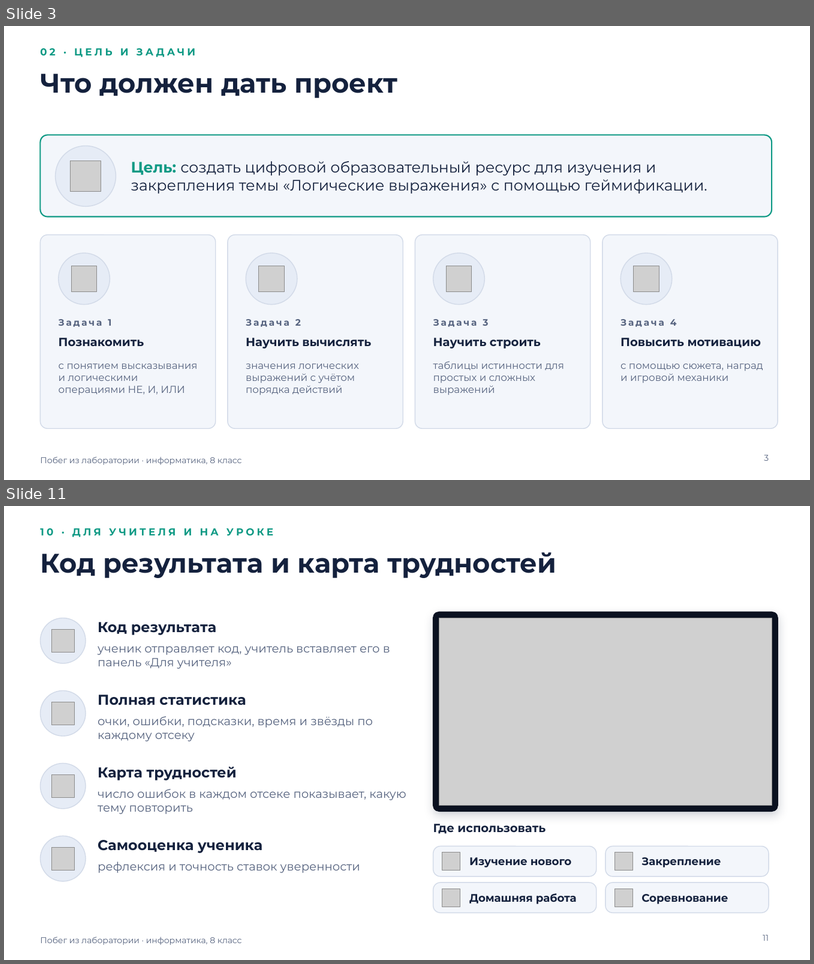
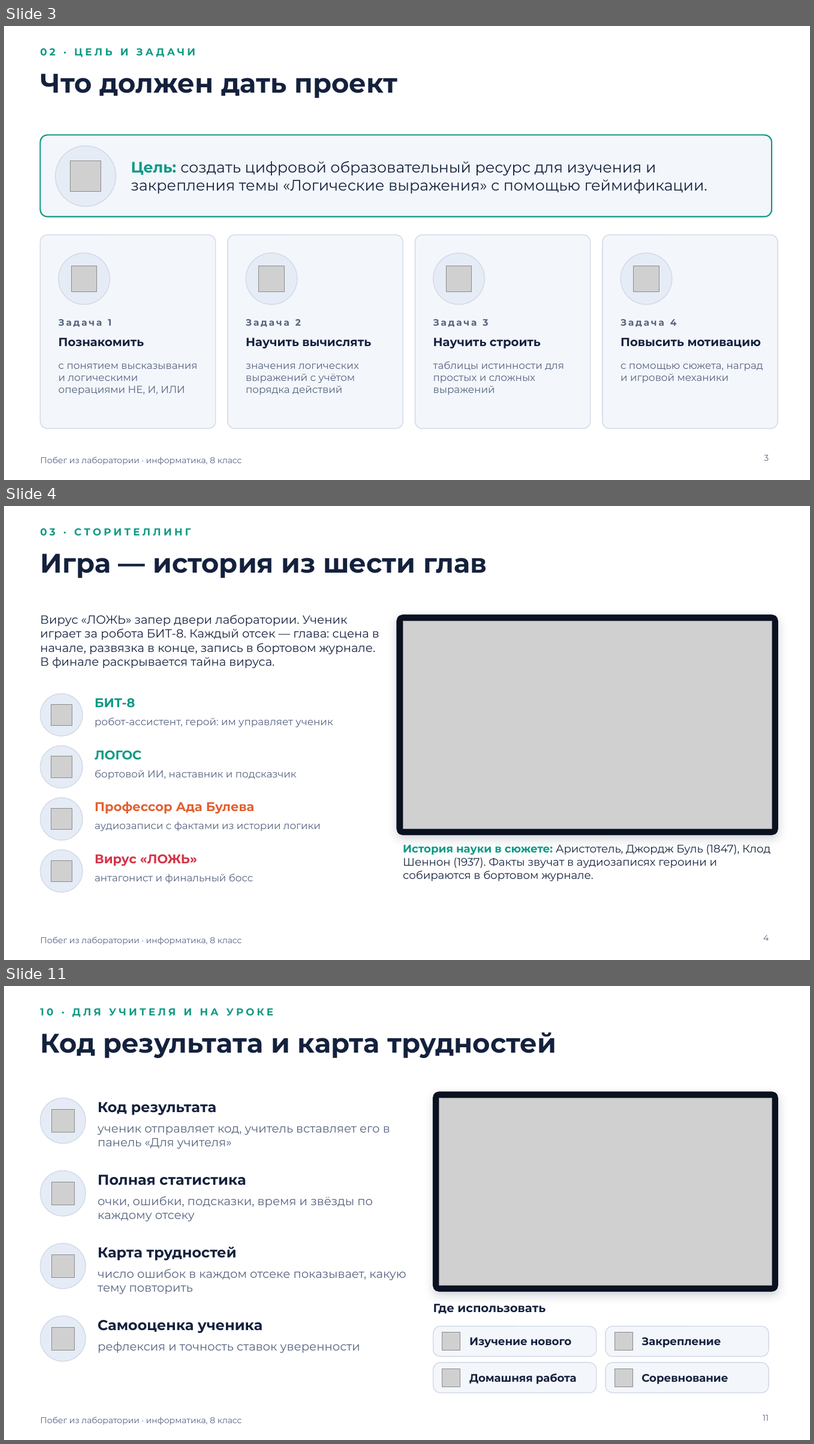
Before and after one commit to galiyabanum/logical, a slide deck: docs/Побег_из_лаборатории_презентация.pptx. Shown one above the other, each under a label of ours: slides 3 and 11 before the commit, slides 3, 4 and 11 after it; the slides between them are not shown. The pictures are 814x964 and 814x1444 pixels, drawn with LibreOffice and Linux fonts; fonts in the diff are those of the drawing; grey boxes stand for pictures. Boxes give left, top, right and bottom in pixels: in the first picture for what was removed or moved away, otherwise in the second. Text is boxed around its words. In the diff, an @@ line names an element or a change of style, - is before the commit and + after.

```diff
--- a/docs/Побег_из_лаборатории_презентация.pptx
+++ b/docs/Побег_из_лаборатории_презентация.pptx
@@ slide 4 added at bbox=[4, 506, 810, 960], background #FFFFFF; not listed: 1 template element that a slide beside it also shows @@
@@ text added at bbox=[40, 528, 191, 536], 12 pt, text #0E9984, bold @@
+03 · СТОРИТЕЛЛИНГ
@@ title added at bbox=[40, 553, 487, 578], 32 pt, text #14213D, bold @@
+Игра — история из шести глав
@@ text added at bbox=[40, 615, 380, 668], 14 pt, text #14213D @@
+Вирус «ЛОЖЬ» запер двери лаборатории. Ученик играет за робота БИТ-8. Каждый отсек — глава: сцена в начале, развязка в конце, запись в бортовом журнале. В финале раскрывается тайна вируса.
@@ rounded rectangle added at bbox=[397, 615, 779, 834], fill #0A1120, outline #0A1120 1 pt @@
@@ picture added at bbox=[403, 621, 772, 828] @@
@@ ellipse added at bbox=[40, 694, 83, 736], fill #E6ECF6, outline #D2DAE8 1 pt @@
@@ text added at bbox=[95, 698, 135, 708], 15 pt, text #0E9984, bold @@
+БИТ-8
@@ picture added at bbox=[51, 704, 72, 725] @@
@@ text added at bbox=[95, 717, 333, 727], 12 pt, text #56637F @@
+робот-ассистент, герой: им управляет ученик
@@ ellipse added at bbox=[40, 745, 83, 788], fill #E6ECF6, outline #D2DAE8 1 pt @@
@@ picture added at bbox=[51, 756, 72, 777] @@
@@ text added at bbox=[95, 750, 141, 760], 15 pt, text #0E9984, bold @@
+ЛОГОС
@@ text added at bbox=[95, 769, 297, 779], 12 pt, text #56637F @@
+бортовой ИИ, наставник и подсказчик
@@ ellipse added at bbox=[40, 798, 83, 840], fill #E6ECF6, outline #D2DAE8 1 pt @@
@@ picture added at bbox=[51, 808, 72, 829] @@
@@ text added at bbox=[95, 801, 255, 813], 15 pt, text #E2602F, bold @@
+Профессор Ада Булева
@@ text added at bbox=[95, 821, 321, 831], 12 pt, text #56637F @@
+аудиозаписи с фактами из истории логики
@@ text added at bbox=[403, 844, 771, 881], 13 pt, text #14213D @@
+История науки в сюжете: Аристотель, Джордж Буль (1847), Клод Шеннон (1937). Факты звучат в аудиозаписях героини и собираются в бортовом журнале.
@@ ellipse added at bbox=[40, 850, 83, 892], fill #E6ECF6, outline #D2DAE8 1 pt @@
@@ picture added at bbox=[51, 861, 72, 882] @@
@@ text added at bbox=[95, 854, 197, 866], 15 pt, text #D63447, bold @@
+Вирус «ЛОЖЬ»
@@ text added at bbox=[95, 873, 253, 883], 12 pt, text #56637F @@
+антагонист и финальный босс
@@ page number added at bbox=[764, 934, 769, 940], 10 pt, text #56637F @@
+4
```
Also in this commit, not shown: 4 slides changed, 2 other slides added, 3 slides removed, 3 other files.
